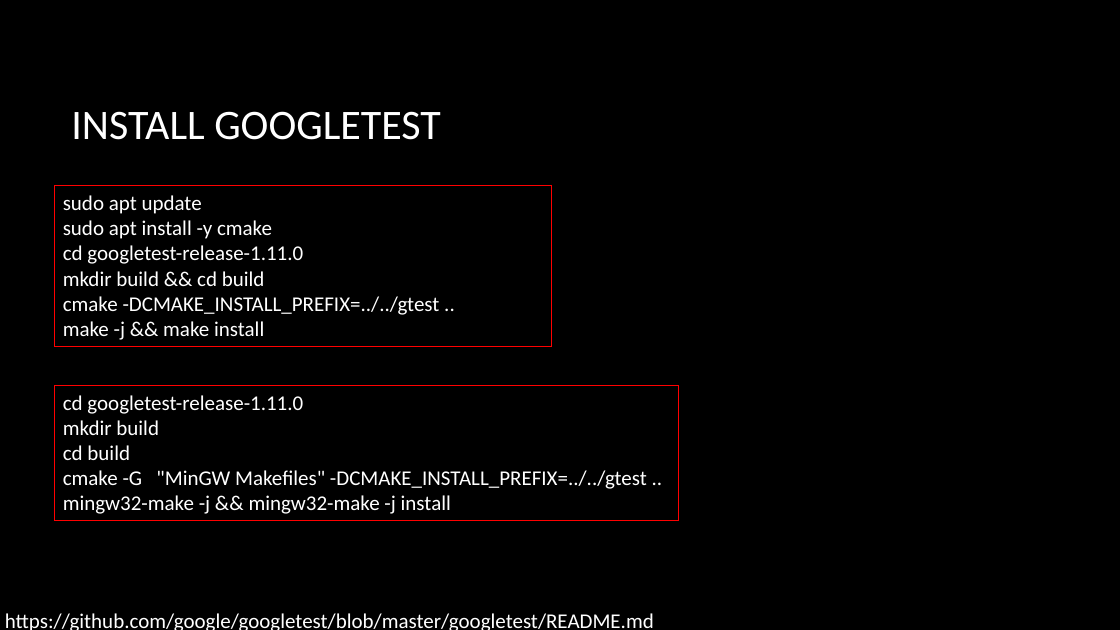
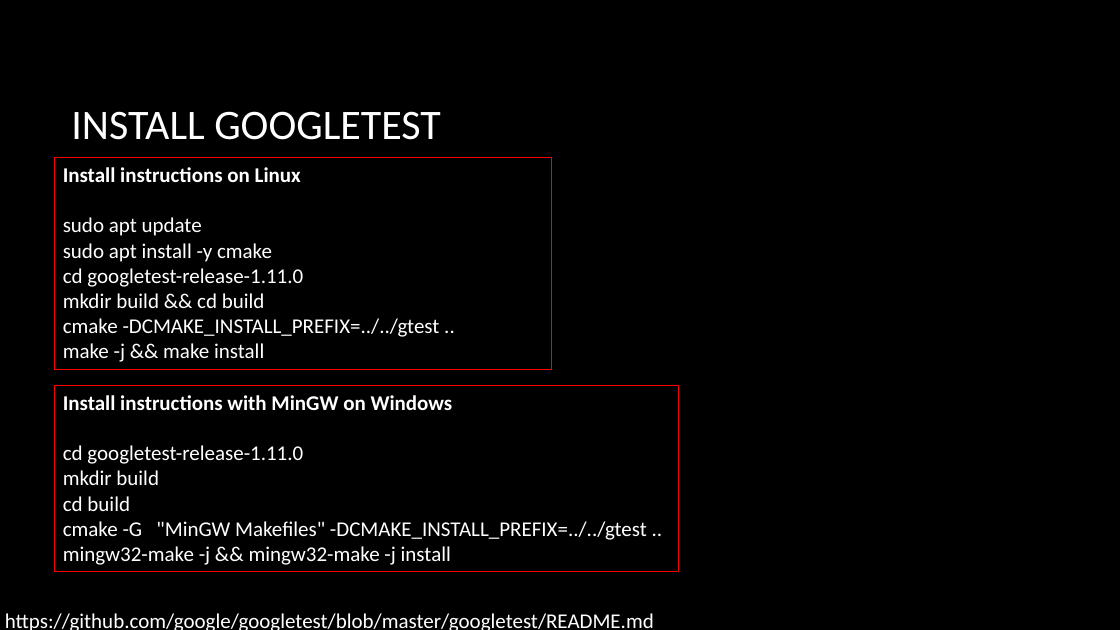
Before and after one commit to CNOCycle/cpp_tutorial, a slide deck: slide 3 of lab04-googletest/00-lab04.pptx. Drawn at 1120x630 pixels with LibreOffice and Linux fonts; fonts in the diff are those of the drawing; background and template pictures are left out. Boxes give left, top, right and bottom in pixels: in the first picture for what was removed or moved away, otherwise in the second. Text is boxed around its words. In the diff, an @@ line names an element or a change of style, - is before the commit and + after.

```diff
--- a/lab04-googletest/00-lab04.pptx
+++ b/lab04-googletest/00-lab04.pptx
@@ rectangle "Install instructions on Linux": place and size @@
-rectangle "Install instructions on Linux" at (55,186,552,347)
+rectangle "Install instructions on Linux" at (55,157,552,369)
@@ text in rectangle at (63,167,301,182): paragraph added @@
+Install instructions on Linux
@@ rectangle "Install instructions with MinGW on ...": place and size @@
-rectangle "Install instructions with MinGW on ..." at (55,385,679,521)
+rectangle "Install instructions with MinGW on ..." at (55,385,679,571)
@@ text in rectangle at (63,395,453,410): paragraph added @@
+Install instructions with MinGW on Windows
```
Also in this commit, not shown: 2 other slides changed.
